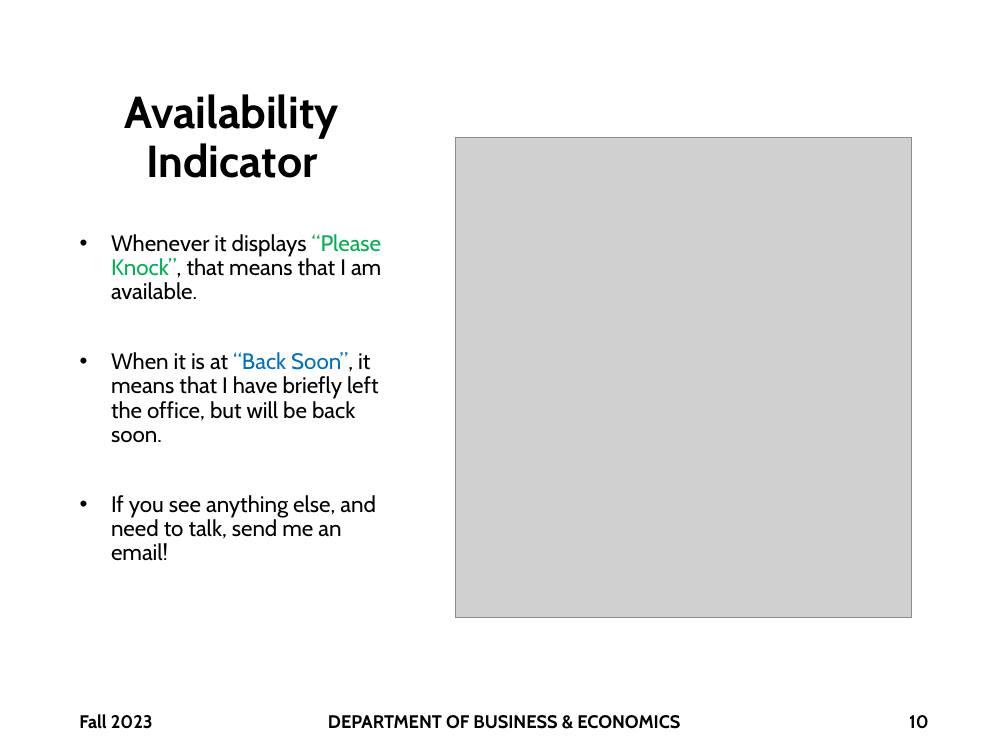
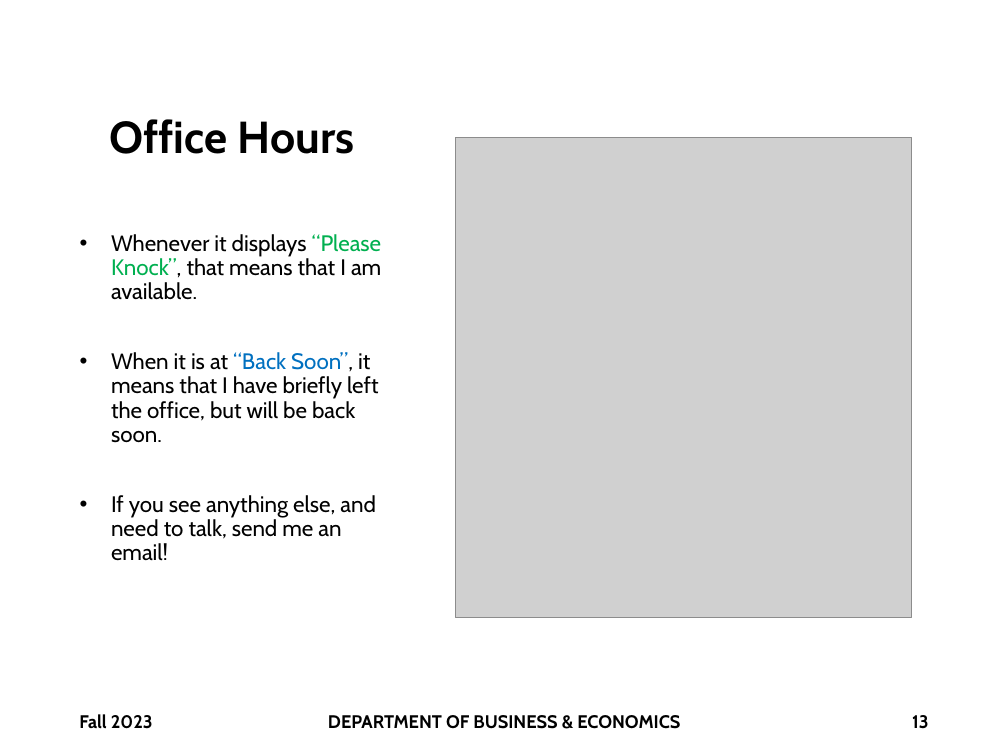
Before and after one commit to brianhwpark/brianhwpark.github.io, a slide deck: slide 13 of files/teaching-resources/monmouthcollege-econ-300/ECON300-LEC00.pptx (slide 10 before the commit). Drawn at 1008x756 pixels with LibreOffice and Linux fonts; fonts in the diff are those of the drawing; grey boxes stand for pictures; background and template pictures are left out. Boxes give left, top, right and bottom in pixels: in the first picture for what was removed or moved away, otherwise in the second. Text is boxed around its words. In the diff, an @@ line names an element or a change of style, - is before the commit and + after.

```diff
--- a/files/teaching-resources/monmouthcollege-econ-300/ECON300-LEC00.pptx
+++ b/files/teaching-resources/monmouthcollege-econ-300/ECON300-LEC00.pptx
@@ title at [109,119,355,154]: text changed @@
-Availability
-Indicator
+Office Hours
@@ page number at [912,715,928,729]: text changed @@
-10
+13
```
Also in this commit, not shown: 3 other slides changed, 2 slides added, 5 other files.
